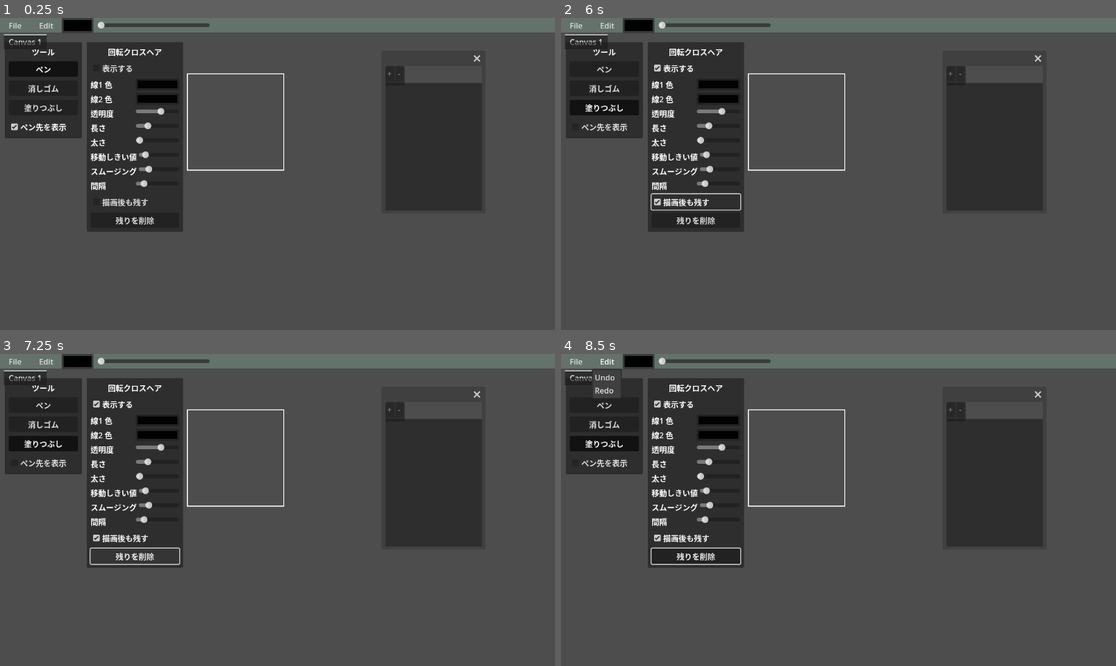
Above: before the commit, frames 1-4 (two rows, left to right).
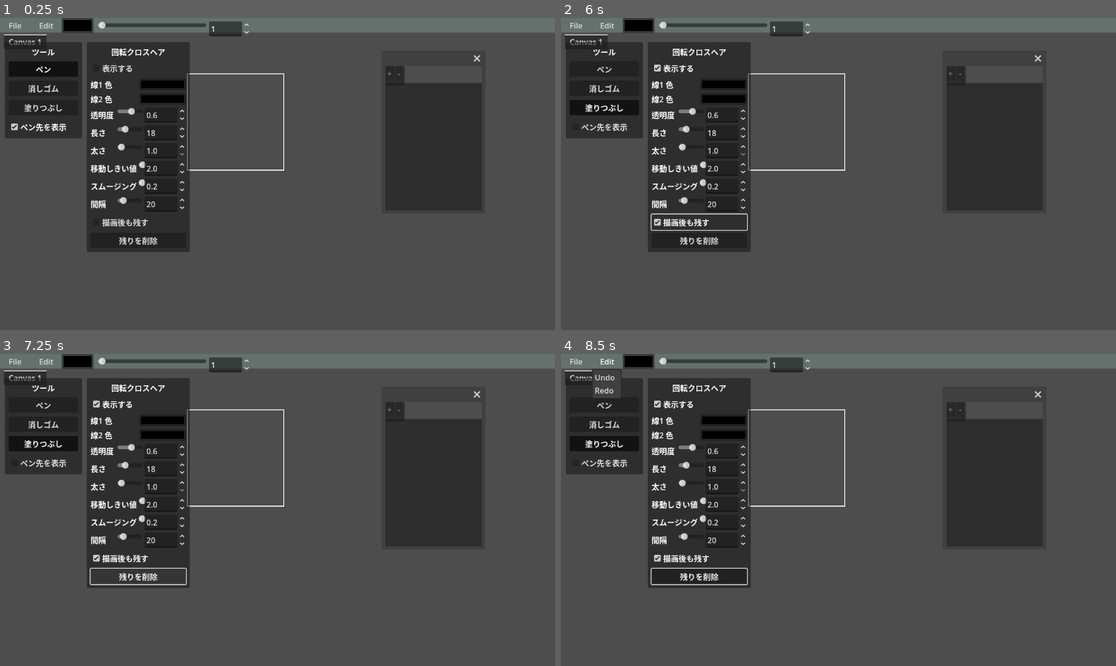
Above: after the commit, the same moments.

Repository: UnchiBurio/peintosoftGodot
Game: Godot game, scene res://Main.tscn
The game is run twice, just before and just after one commit, with the same random seed, the same clock (stepped at 60 frames per second) and the same inputs.
Inputs:
- Up to frame 1 (0.25 s): no input
- Up to frame 2 (6 s): click "File" at 0.5 s; click "Edit" at 1.25 s; click "ペン" at 2 s; click "消しゴム" at 2.75 s; click "塗りつぶし" at 3.5 s; click "ペン先を表示" at 4.25 s; click "表示する" at 5 s; click "描画後も残す" at 5.75 s
- Up to frame 3 (7.25 s): click "残りを削除" at 6.5 s
- Up to frame 4 (8.5 s): click "File" at 7.25 s; click "Edit" at 8 s

The runs differ from the first frame. In frame 1, 3.9% of the frame differs, in the area x 15-45%, y 1-76%; in frame 2, 4.2%; in frame 3, 3.4%; in frame 4, 4.1%.

Commit message:
Add numeric inputs for brush and crosshair settings

Diff:
--- a/Main.gd
+++ b/Main.gd
@@ -5,6 +5,8 @@
 @onready var file_menu=$VBoxContainer/MenuBar/File
 @onready var edit_menu=$VBoxContainer/MenuBar/Edit
 @onready var color_picker=$ColorPickerButton
+@onready var brush_size_slider: HSlider = $BrushSizeRow/BrushSizeSlider
+@onready var brush_size_spinbox: SpinBox = $BrushSizeRow/BrushSizeSpinBox
 @onready var navigator_viewport: SubViewport = $NavigatorViewport
 @onready var navigator_texture_rect: TextureRect = $NavigatorTextureRect
 @onready var layer_manager = $VBoxContainer/LayerManagerScene
@@ -16,11 +18,17 @@
 @onready var crosshair_primary_color_picker: ColorPickerButton = $CrosshairWindow/MarginContainer/VBoxContainer/CrosshairPrimaryColorRow/CrosshairPrimaryColorPicker
 @onready var crosshair_secondary_color_picker: ColorPickerButton = $CrosshairWindow/MarginContainer/VBoxContainer/CrosshairSecondaryColorRow/CrosshairSecondaryColorPicker
 @onready var crosshair_alpha_slider: HSlider = $CrosshairWindow/MarginContainer/VBoxContainer/CrosshairAlphaRow/CrosshairAlphaSlider
+@onready var crosshair_alpha_spinbox: SpinBox = $CrosshairWindow/MarginContainer/VBoxContainer/CrosshairAlphaRow/CrosshairAlphaSpinBox
 @onready var crosshair_length_slider: HSlider = $CrosshairWindow/MarginContainer/VBoxContainer/CrosshairLengthRow/CrosshairLengthSlider
+@onready var crosshair_length_spinbox: SpinBox = $CrosshairWindow/MarginContainer/VBoxContainer/CrosshairLengthRow/CrosshairLengthSpinBox
 @onready var crosshair_thickness_slider: HSlider = $CrosshairWindow/MarginContainer/VBoxContainer/CrosshairThicknessRow/CrosshairThicknessSlider
+@onready var crosshair_thickness_spinbox: SpinBox = $CrosshairWindow/MarginContainer/VBoxContainer/CrosshairThicknessRow/CrosshairThicknessSpinBox
 @onready var crosshair_min_movement_slider: HSlider = $CrosshairWindow/MarginContainer/VBoxContainer/CrosshairMinMovementRow/CrosshairMinMovementSlider
+@onready var crosshair_min_movement_spinbox: SpinBox = $CrosshairWindow/MarginContainer/VBoxContainer/CrosshairMinMovementRow/CrosshairMinMovementSpinBox
 @onready var crosshair_smoothing_slider: HSlider = $CrosshairWindow/MarginContainer/VBoxContainer/CrosshairSmoothingRow/CrosshairSmoothingSlider
+@onready var crosshair_smoothing_spinbox: SpinBox = $CrosshairWindow/MarginContainer/VBoxContainer/CrosshairSmoothingRow/CrosshairSmoothingSpinBox
 @onready var crosshair_trail_interval_slider: HSlider = $CrosshairWindow/MarginContainer/VBoxContainer/CrosshairTrailIntervalRow/CrosshairTrailIntervalSlider
+@onready var crosshair_trail_interval_spinbox: SpinBox = $CrosshairWindow/MarginContainer/VBoxContainer/CrosshairTrailIntervalRow/CrosshairTrailIntervalSpinBox
 @onready var crosshair_trail_persist_checkbox: CheckBox = $CrosshairWindow/MarginContainer/VBoxContainer/CrosshairTrailPersistCheckBox
 @onready var crosshair_trail_clear_button: Button = $CrosshairWindow/MarginContainer/VBoxContainer/CrosshairTrailClearButton
 
@@ -73,15 +81,16 @@
 
 	# 初期カラーを設定
 	color_picker.color = stroke_color
+	_set_brush_size(stroke_width)
 	crosshair_primary_color_picker.color = directional_crosshair_primary_color
 	crosshair_secondary_color_picker.color = directional_crosshair_secondary_color
 	crosshair_enabled_checkbox.button_pressed = directional_crosshair_enabled
-	crosshair_alpha_slider.value = directional_crosshair_alpha
-	crosshair_length_slider.value = directional_crosshair_length
-	crosshair_thickness_slider.value = directional_crosshair_thickness
-	crosshair_min_movement_slider.value = directional_crosshair_min_movement
-	crosshair_smoothing_slider.value = directional_crosshair_smoothing
-	crosshair_trail_interval_slider.value = directional_crosshair_trail_interval
+	_sync_crosshair_alpha(directional_crosshair_alpha)
+	_sync_crosshair_length(directional_crosshair_length)
+	_sync_crosshair_thickness(directional_crosshair_thickness)
+	_sync_crosshair_min_movement(directional_crosshair_min_movement)
+	_sync_crosshair_smoothing(directional_crosshair_smoothing)
+	_sync_crosshair_trail_interval(directional_crosshair_trail_interval)
 	crosshair_trail_persist_checkbox.button_pressed = directional_crosshair_trail_persist
 
 	# ナビゲーター用のViewportTextureを設定
@@ -253,8 +262,15 @@
 	stroke_color = color
 	_update_tool_cursor()
 
-func _on_h_slider_value_changed(value):
+func _on_brush_size_value_changed(value: float) -> void:
+	_set_brush_size(value)
+
+func _set_brush_size(value: float) -> void:
 	stroke_width = value
+	if brush_size_slider and brush_size_slider.value != value:
+		brush_size_slider.value = value
+	if brush_size_spinbox and brush_size_spinbox.value != value:
+		brush_size_spinbox.value = value
 	_update_tool_cursor()
 
 func _on_brush_button_pressed():
@@ -494,7 +510,48 @@
 	canvas.directional_crosshair_smoothing = directional_crosshair_smoothing
 	canvas.directional_crosshair_trail_interval = directional_crosshair_trail_interval
 	canvas.directional_crosshair_trail_persist = directional_crosshair_trail_persist
-	canvas.queue_redraw()
+
+func _sync_crosshair_alpha(value: float) -> void:
+	directional_crosshair_alpha = value
+	if crosshair_alpha_slider and crosshair_alpha_slider.value != value:
+		crosshair_alpha_slider.value = value
+	if crosshair_alpha_spinbox and crosshair_alpha_spinbox.value != value:
+		crosshair_alpha_spinbox.value = value
+
+func _sync_crosshair_length(value: float) -> void:
+	directional_crosshair_length = value
+	if crosshair_length_slider and crosshair_length_slider.value != value:
+		crosshair_length_slider.value = value
+	if crosshair_length_spinbox and crosshair_length_spinbox.value != value:
+		crosshair_length_spinbox.value = value
+
+func _sync_crosshair_thickness(value: float) -> void:
+	directional_crosshair_thickness = value
+	if crosshair_thickness_slider and crosshair_thickness_slider.value != value:
+		crosshair_thickness_slider.value = value
+	if crosshair_thickness_spinbox and crosshair_thickness_spinbox.value != value:
+		crosshair_thickness_spinbox.value = value
+
+func _sync_crosshair_min_movement(value: float) -> void:
+	directional_crosshair_min_movement = value
+	if crosshair_min_movement_slider and crosshair_min_movement_slider.value != value:
+		crosshair_min_movement_slider.value = value
+	if crosshair_min_movement_spinbox and crosshair_min_movement_spinbox.value != value:
+		crosshair_min_movement_spinbox.value = value
+
+func _sync_crosshair_smoothing(value: float) -> void:
+	directional_crosshair_smoothing = value
+	if crosshair_smoothing_slider and crosshair_smoothing_slider.value != value:
+		crosshair_smoothing_slider.value = value
+	if crosshair_smoothing_spinbox and crosshair_smoothing_spinbox.value != value:
+		crosshair_smoothing_spinbox.value = value
+
+func _sync_crosshair_trail_interval(value: float) -> void:
+	directional_crosshair_trail_interval = value
+	if crosshair_trail_interval_slider and crosshair_trail_interval_slider.value != value:
+		crosshair_trail_interval_slider.value = value
+	if crosshair_trail_interval_spinbox and crosshair_trail_interval_spinbox.value != value:
+		crosshair_trail_interval_spinbox.value = value
 
 func _on_crosshair_enabled_toggled(pressed: bool) -> void:
 	directional_crosshair_enabled = pressed
@@ -509,27 +566,27 @@
 	_apply_directional_crosshair_settings(active_paint_canvas)
 
 func _on_crosshair_alpha_changed(value: float) -> void:
-	directional_crosshair_alpha = value
+	_sync_crosshair_alpha(value)
 	_apply_directional_crosshair_settings(active_paint_canvas)
 
 func _on_crosshair_length_changed(value: float) -> void:
-	directional_crosshair_length = value
+	_sync_crosshair_length(value)
 	_apply_directional_crosshair_settings(active_paint_canvas)
 
 func _on_crosshair_thickness_changed(value: float) -> void:
-	directional_crosshair_thickness = value
+	_sync_crosshair_thickness(value)
 	_apply_directional_crosshair_settings(active_paint_canvas)
 
 func _on_crosshair_min_movement_changed(value: float) -> void:
-	directional_crosshair_min_movement = value
+	_sync_crosshair_min_movement(value)
 	_apply_directional_crosshair_settings(active_paint_canvas)
 
 func _on_crosshair_smoothing_changed(value: float) -> void:
-	directional_crosshair_smoothing = value
+	_sync_crosshair_smoothing(value)
 	_apply_directional_crosshair_settings(active_paint_canvas)
 
 func _on_crosshair_trail_interval_changed(value: float) -> void:
-	directional_crosshair_trail_interval = value
+	_sync_crosshair_trail_interval(value)
 	_apply_directional_crosshair_settings(active_paint_canvas)
 
 func _on_crosshair_trail_persist_toggled(pressed: bool) -> void:
--- a/Main.tscn
+++ b/Main.tscn
@@ -79,12 +79,22 @@
 offset_right = 194.0
 offset_bottom = 31.0
 
-[node name="HSlider" type="HSlider" parent="."]
+[node name="BrushSizeRow" type="HBoxContainer" parent="."]
 layout_mode = 0
 offset_left = 202.0
 offset_top = 7.0
-offset_right = 435.0
-offset_bottom = 23.0
+offset_right = 520.0
+offset_bottom = 27.0
+theme_override_constants/separation = 6
+
+[node name="BrushSizeSlider" type="HSlider" parent="BrushSizeRow"]
+layout_mode = 2
+size_flags_horizontal = 3
+
+[node name="BrushSizeSpinBox" type="SpinBox" parent="BrushSizeRow"]
+layout_mode = 2
+size_flags_horizontal = 0
+custom_minimum_size = Vector2(64, 0)
 
 [node name="ToolWindow" type="PanelContainer" parent="."]
 layout_mode = 0
@@ -219,6 +229,14 @@
 step = 0.05
 value = 0.6
 
+[node name="CrosshairAlphaSpinBox" type="SpinBox" parent="CrosshairWindow/MarginContainer/VBoxContainer/CrosshairAlphaRow"]
+layout_mode = 2
+custom_minimum_size = Vector2(64, 0)
+min_value = 0.0
+max_value = 1.0
+step = 0.05
+value = 0.6
+
 [node name="CrosshairLengthRow" type="HBoxContainer" parent="CrosshairWindow/MarginContainer/VBoxContainer"]
 layout_mode = 2
 
@@ -235,6 +253,14 @@
 step = 1.0
 value = 18.0
 
+[node name="CrosshairLengthSpinBox" type="SpinBox" parent="CrosshairWindow/MarginContainer/VBoxContainer/CrosshairLengthRow"]
+layout_mode = 2
+custom_minimum_size = Vector2(64, 0)
+min_value = 4.0
+max_value = 64.0
+step = 1.0
+value = 18.0
+
 [node name="CrosshairThicknessRow" type="HBoxContainer" parent="CrosshairWindow/MarginContainer/VBoxContainer"]
 layout_mode = 2
 
@@ -251,6 +277,14 @@
 step = 0.5
 value = 1.0
 
+[node name="CrosshairThicknessSpinBox" type="SpinBox" parent="CrosshairWindow/MarginContainer/VBoxContainer/CrosshairThicknessRow"]
+layout_mode = 2
+custom_minimum_size = Vector2(64, 0)
+min_value = 1.0
+max_value = 8.0
+step = 0.5
+value = 1.0
+
 [node name="CrosshairMinMovementRow" type="HBoxContainer" parent="CrosshairWindow/MarginContainer/VBoxContainer"]
 layout_mode = 2
 
@@ -267,6 +301,14 @@
 step = 0.5
 value = 2.0
 
+[node name="CrosshairMinMovementSpinBox" type="SpinBox" parent="CrosshairWindow/MarginContainer/VBoxContainer/CrosshairMinMovementRow"]
+layout_mode = 2
+custom_minimum_size = Vector2(64, 0)
+min_value = 0.0
+max_value = 20.0
+step = 0.5
+value = 2.0
+
 [node name="CrosshairSmoothingRow" type="HBoxContainer" parent="CrosshairWindow/MarginContainer/VBoxContainer"]
 layout_mode = 2
 
@@ -283,6 +325,14 @@
 step = 0.05
 value = 0.2
 
+[node name="CrosshairSmoothingSpinBox" type="SpinBox" parent="CrosshairWindow/MarginContainer/VBoxContainer/CrosshairSmoothingRow"]
+layout_mode = 2
+custom_minimum_size = Vector2(64, 0)
+min_value = 0.0
+max_value = 1.0
+step = 0.05
+value = 0.2
+
 [node name="CrosshairTrailIntervalRow" type="HBoxContainer" parent="CrosshairWindow/MarginContainer/VBoxContainer"]
 layout_mode = 2
 
@@ -294,6 +344,14 @@
 [node name="CrosshairTrailIntervalSlider" type="HSlider" parent="CrosshairWindow/MarginContainer/VBoxContainer/CrosshairTrailIntervalRow"]
 layout_mode = 2
 size_flags_horizontal = 3
+min_value = 4.0
+max_value = 128.0
+step = 1.0
+value = 20.0
+
+[node name="CrosshairTrailIntervalSpinBox" type="SpinBox" parent="CrosshairWindow/MarginContainer/VBoxContainer/CrosshairTrailIntervalRow"]
+layout_mode = 2
+custom_minimum_size = Vector2(64, 0)
 min_value = 4.0
 max_value = 128.0
 step = 1.0
@@ -312,15 +370,22 @@
 [connection signal="pressed" from="ToolWindow/MarginContainer/VBoxContainer/FillButton" to="." method="_on_fill_button_pressed"]
 [connection signal="toggled" from="ToolWindow/MarginContainer/VBoxContainer/TipVisibilityCheckBox" to="." method="_on_tip_visibility_toggled"]
 [connection signal="color_changed" from="ColorPickerButton" to="." method="_on_color_picker_color_changed"]
-[connection signal="value_changed" from="HSlider" to="." method="_on_h_slider_value_changed"]
+[connection signal="value_changed" from="BrushSizeRow/BrushSizeSlider" to="." method="_on_brush_size_value_changed"]
+[connection signal="value_changed" from="BrushSizeRow/BrushSizeSpinBox" to="." method="_on_brush_size_value_changed"]
 [connection signal="toggled" from="CrosshairWindow/MarginContainer/VBoxContainer/CrosshairEnabledCheckBox" to="." method="_on_crosshair_enabled_toggled"]
 [connection signal="color_changed" from="CrosshairWindow/MarginContainer/VBoxContainer/CrosshairPrimaryColorRow/CrosshairPrimaryColorPicker" to="." method="_on_crosshair_primary_color_changed"]
 [connection signal="color_changed" from="CrosshairWindow/MarginContainer/VBoxContainer/CrosshairSecondaryColorRow/CrosshairSecondaryColorPicker" to="." method="_on_crosshair_secondary_color_changed"]
 [connection signal="value_changed" from="CrosshairWindow/MarginContainer/VBoxContainer/CrosshairAlphaRow/CrosshairAlphaSlider" to="." method="_on_crosshair_alpha_changed"]
+[connection signal="value_changed" from="CrosshairWindow/MarginContainer/VBoxContainer/CrosshairAlphaRow/CrosshairAlphaSpinBox" to="." method="_on_crosshair_alpha_changed"]
 [connection signal="value_changed" from="CrosshairWindow/MarginContainer/VBoxContainer/CrosshairLengthRow/CrosshairLengthSlider" to="." method="_on_crosshair_length_changed"]
+[connection signal="value_changed" from="CrosshairWindow/MarginContainer/VBoxContainer/CrosshairLengthRow/CrosshairLengthSpinBox" to="." method="_on_crosshair_length_changed"]
 [connection signal="value_changed" from="CrosshairWindow/MarginContainer/VBoxContainer/CrosshairThicknessRow/CrosshairThicknessSlider" to="." method="_on_crosshair_thickness_changed"]
+[connection signal="value_changed" from="CrosshairWindow/MarginContainer/VBoxContainer/CrosshairThicknessRow/CrosshairThicknessSpinBox" to="." method="_on_crosshair_thickness_changed"]
 [connection signal="value_changed" from="CrosshairWindow/MarginContainer/VBoxContainer/CrosshairMinMovementRow/CrosshairMinMovementSlider" to="." method="_on_crosshair_min_movement_changed"]
+[connection signal="value_changed" from="CrosshairWindow/MarginContainer/VBoxContainer/CrosshairMinMovementRow/CrosshairMinMovementSpinBox" to="." method="_on_crosshair_min_movement_changed"]
 [connection signal="value_changed" from="CrosshairWindow/MarginContainer/VBoxContainer/CrosshairSmoothingRow/CrosshairSmoothingSlider" to="." method="_on_crosshair_smoothing_changed"]
+[connection signal="value_changed" from="CrosshairWindow/MarginContainer/VBoxContainer/CrosshairSmoothingRow/CrosshairSmoothingSpinBox" to="." method="_on_crosshair_smoothing_changed"]
 [connection signal="value_changed" from="CrosshairWindow/MarginContainer/VBoxContainer/CrosshairTrailIntervalRow/CrosshairTrailIntervalSlider" to="." method="_on_crosshair_trail_interval_changed"]
+[connection signal="value_changed" from="CrosshairWindow/MarginContainer/VBoxContainer/CrosshairTrailIntervalRow/CrosshairTrailIntervalSpinBox" to="." method="_on_crosshair_trail_interval_changed"]
 [connection signal="toggled" from="CrosshairWindow/MarginContainer/VBoxContainer/CrosshairTrailPersistCheckBox" to="." method="_on_crosshair_trail_persist_toggled"]
 [connection signal="pressed" from="CrosshairWindow/MarginContainer/VBoxContainer/CrosshairTrailClearButton" to="." method="_on_crosshair_trail_clear_pressed"]
